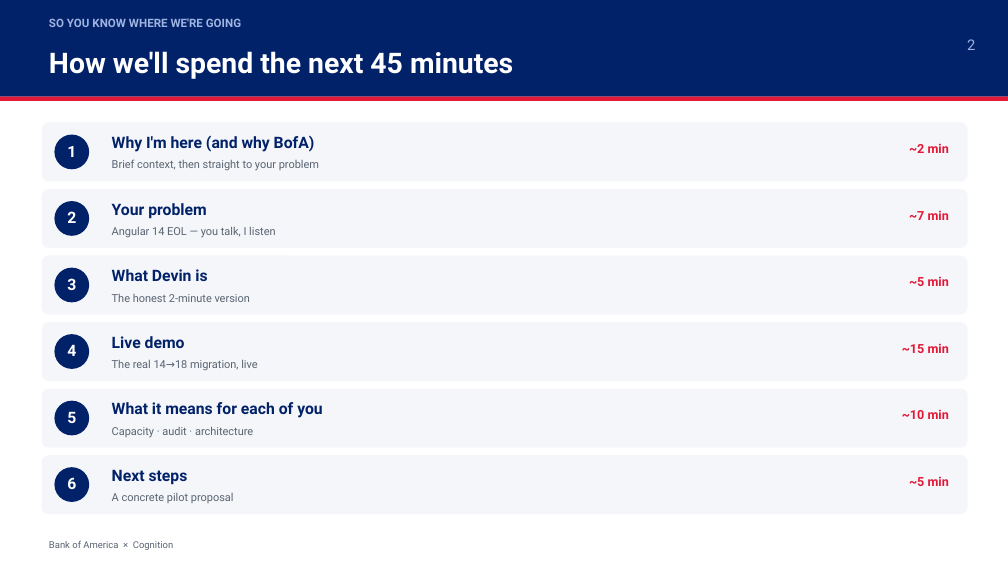
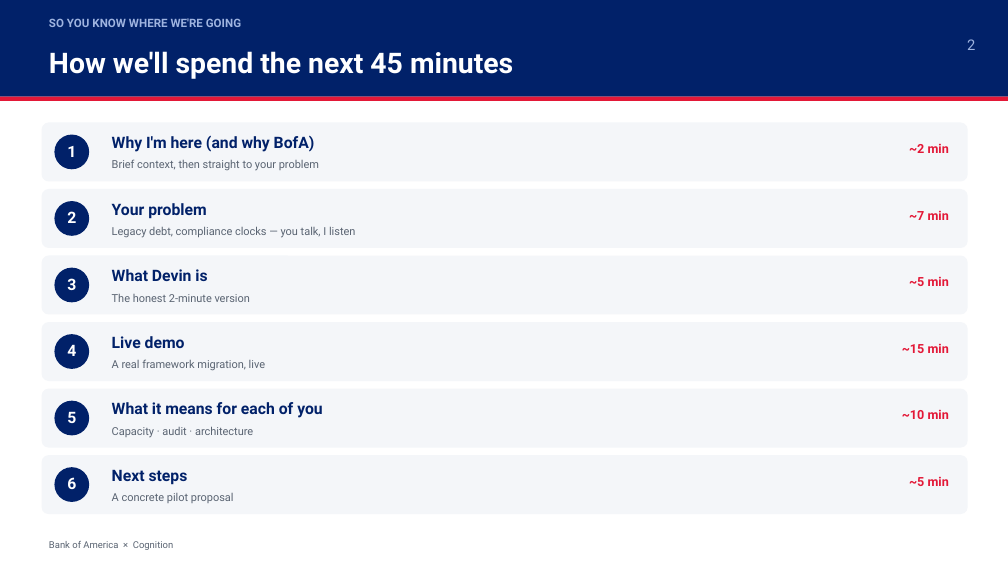
Before and after one commit to torrancefredell/bofa-demo, a slide deck: slide 2 of presentation/BofA_x_Cognition_Devin_Demo.pptx. Drawn at 1008x567 pixels with LibreOffice and Linux fonts; fonts in the diff are those of the drawing. Boxes give left, top, right and bottom in pixels: in the first picture for what was removed or moved away, otherwise in the second. Text is boxed around its words. In the diff, an @@ line names an element or a change of style, - is before the commit and + after.

```diff
--- a/presentation/BofA_x_Cognition_Devin_Demo.pptx
+++ b/presentation/BofA_x_Cognition_Devin_Demo.pptx
@@ text at bbox=[112, 226, 355, 238]: text changed @@
-Angular 14 EOL — you talk, I listen
+Legacy debt, compliance clocks — you talk, I listen
@@ text at bbox=[112, 359, 265, 370]: text changed @@
-The real 14→18 migration, live
+A real framework migration, live
```
Also in this commit, not shown: 1 other slide changed, 1 other file.
